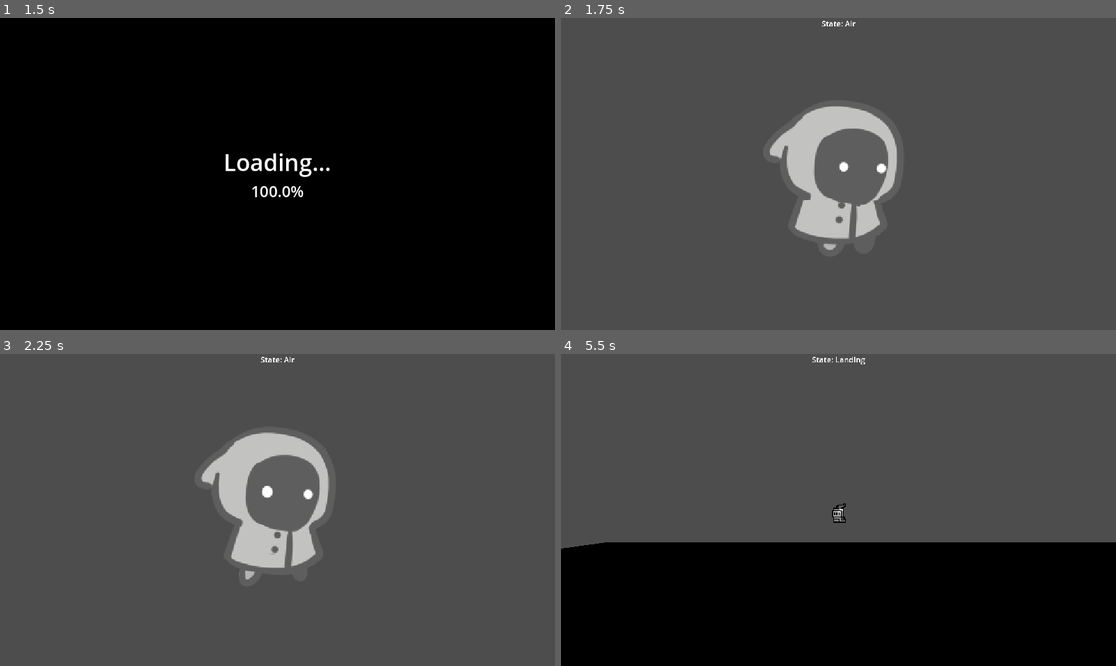
Above: before the commit, frames 1-4 (two rows, left to right).
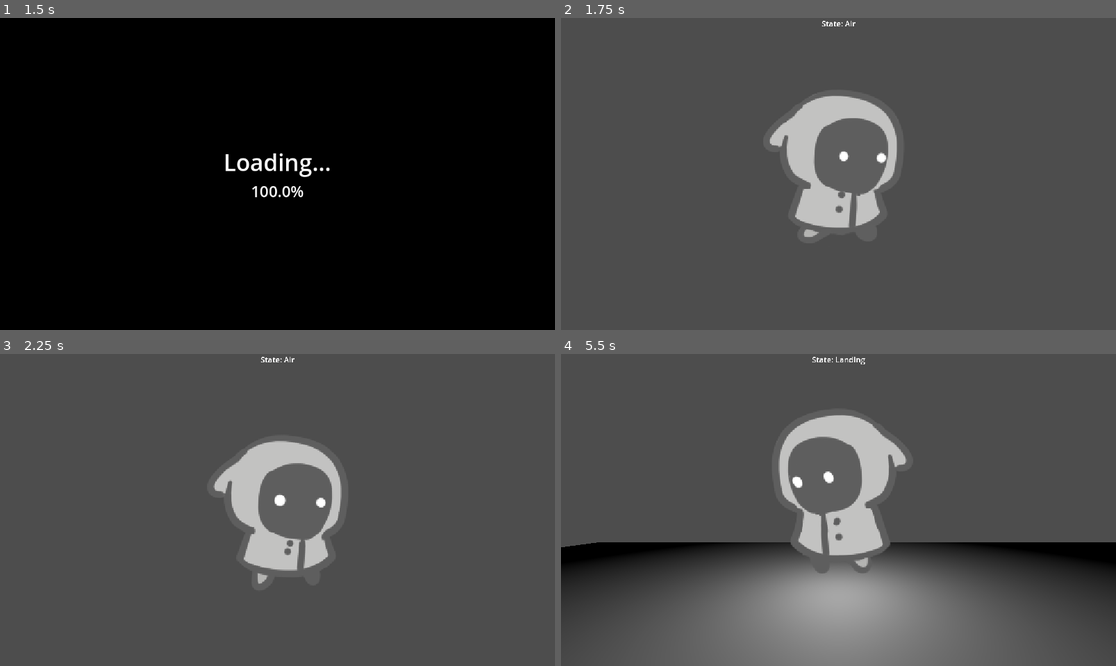
Above: after the commit, the same moments.

Repository: fina-rune/new-spawns-gwj82
Game: Godot game, scene res://scenes/UI/main_menu.tscn
Same seed, same stepped clock (60 frames per second), same inputs: the game is played once before the commit and once after it.
Inputs (mouse positions are in pixels of both pictures, inside the frame that each line leads up to):
- Up to frame 1 (1.5 s): click "Play Game" at 0.5 s; tap Enter (ui_accept) at 1.25 s; move the mouse to (399, 158) at 1.27 s; hold D (move_right) from 1.28 s (still down); hold E (callout, bound only after the commit) from 1.28 s (still down); click (399, 158) at 1.42 s
- Up to frame 2 (1.75 s): keep holding D (move_right); keep holding E (callout, bound only after the commit); tap Space (jump) at 1.52 s
- Up to frame 3 (2.25 s): release D (move_right) at 2 s; release E (callout, bound only after the commit) at 2 s; drag from (166, 525) to (249, 572) at 2.02 s
- Up to frame 4 (5.5 s): move the mouse to (894, 441) at 2.77 s; hold D (move_right) 2.78-3.5 s; hold E (callout, bound only after the commit) 2.78-3.5 s; drag from (810, 572) to (672, 463) at 3.52 s; move the mouse to (1005, 556) at 4.27 s; hold A (move_left) 4.28-5 s; hold E (callout, bound only after the commit) 4.28-5 s; tap Space (jump) at 4.52 s; drag from (672, 463) to (755, 432) at 5.02 s

Frame 1 is identical in both runs. In frame 2, 3.0% of the frame differs, in the area x 37-61%, y 24-75%; in frame 3, 3.8%; in frame 4, 40%, in the area x 0-100%, y 19-100%.

Commit message:
Obstacles Setup

Diff:
--- a/new-spawns-gwj82/project.godot
+++ b/new-spawns-gwj82/project.godot
@@ -49,6 +49,11 @@
 , Object(InputEventKey,"resource_local_to_scene":false,"resource_name":"","device":-1,"window_id":0,"alt_pressed":false …(186 unchanged characters)…
 ]
 }
+callout={
+"deadzone": 0.2,
+"events": [Object(InputEventKey,"resource_local_to_scene":false,"resource_name":"","device":-1,"window_id":0,"alt_pressed":false,"shift_pressed":false,"ctrl_pressed":false,"meta_pressed":false,"pressed":false,"keycode":0,"physical_keycode":69,"key_label":0,"unicode":101,"location":0,"echo":false,"script":null)
+]
+}
 
 [internationalization]
 
--- /dev/null
+++ b/new-spawns-gwj82/scenes/Obstacles/obstacle_base.tscn
@@ -0,0 +1,14 @@
+[gd_scene load_steps=3 format=3 uid="uid://bx1svnkybibqq"]
+
+[ext_resource type="Script" uid="uid://ch3v6aja20iwd" path="res://scripts/Obstacles/obstacle_base.gd" id="1_3mu8f"]
+
+[sub_resource type="SphereShape3D" id="SphereShape3D_2tjag"]
+
+[node name="ObstacleBase" type="Area3D"]
+script = ExtResource("1_3mu8f")
+
+[node name="ObstacleAreaOverlap" type="CollisionShape3D" parent="."]
+shape = SubResource("SphereShape3D_2tjag")
+
+[connection signal="body_entered" from="." to="." method="_on_body_entered"]
+[connection signal="body_exited" from="." to="." method="_on_body_exited"]
--- /dev/null
+++ b/new-spawns-gwj82/scenes/Obstacles/platform_obstacle.tscn
@@ -0,0 +1,24 @@
+[gd_scene load_steps=5 format=3 uid="uid://dswub42ffody2"]
+
+[ext_resource type="PackedScene" uid="uid://bx1svnkybibqq" path="res://scenes/Obstacles/obstacle_base.tscn" id="1_h8eqd"]
+[ext_resource type="Script" uid="uid://brw4oxrhexo8p" path="res://scripts/Obstacles/platform_obstacle.gd" id="2_2krja"]
+
+[sub_resource type="BoxShape3D" id="BoxShape3D_tj1eh"]
+
+[sub_resource type="BoxMesh" id="BoxMesh_2krja"]
+
+[node name="PlatformObstacle" instance=ExtResource("1_h8eqd")]
+script = ExtResource("2_2krja")
+
+[node name="ObstacleAreaOverlap" parent="." index="0"]
+transform = Transform3D(3, 0, 0, 0, 3, 0, 0, 0, 3, 0, 0, 0)
+
+[node name="AnimatableBody3D" type="AnimatableBody3D" parent="." index="1"]
+
+[node name="CollisionShape3D" type="CollisionShape3D" parent="AnimatableBody3D" index="0"]
+transform = Transform3D(2, 0, 0, 0, 0.173, 0, 0, 0, 1.826, 0, 0, 0)
+shape = SubResource("BoxShape3D_tj1eh")
+
+[node name="MeshInstance3D" type="MeshInstance3D" parent="AnimatableBody3D" index="1"]
+transform = Transform3D(1.95563, 0, 0, 0, 0.169279, 0, 0, 0, 1.78576, 0, 0, 0)
+mesh = SubResource("BoxMesh_2krja")
--- /dev/null
+++ b/new-spawns-gwj82/scenes/Obstacles/wall_obstacle.tscn
@@ -0,0 +1,23 @@
+[gd_scene load_steps=5 format=3 uid="uid://w8hrsiwxww23"]
+
+[ext_resource type="PackedScene" uid="uid://bx1svnkybibqq" path="res://scenes/Obstacles/obstacle_base.tscn" id="1_t1i1c"]
+[ext_resource type="Script" uid="uid://bpe5ehp4olyry" path="res://scripts/Obstacles/wall_obstacle.gd" id="2_r2rqh"]
+
+[sub_resource type="BoxShape3D" id="BoxShape3D_t1i1c"]
+
+[sub_resource type="BoxMesh" id="BoxMesh_r2rqh"]
+
+[node name="WallObstacle" instance=ExtResource("1_t1i1c")]
+script = ExtResource("2_r2rqh")
+
+[node name="ObstacleAreaOverlap" parent="." index="0"]
+transform = Transform3D(4, 0, 0, 0, 4, 0, 0, 0, 4, 0, 0, 0)
+
+[node name="StaticBody3D" type="StaticBody3D" parent="." index="1"]
+transform = Transform3D(2, 0, 0, 0, 2, 0, 0, 0, 2, 0, 0, 0)
+
+[node name="CollisionShape3D" type="CollisionShape3D" parent="StaticBody3D" index="0"]
+shape = SubResource("BoxShape3D_t1i1c")
+
+[node name="MeshInstance3D" type="MeshInstance3D" parent="StaticBody3D" index="1"]
+mesh = SubResource("BoxMesh_r2rqh")
--- a/new-spawns-gwj82/scenes/Player/player.tscn
+++ b/new-spawns-gwj82/scenes/Player/player.tscn
@@ -1,11 +1,12 @@
-[gd_scene load_steps=28 format=3 uid="uid://d2wsmsjskfp2c"]
+[gd_scene load_steps=29 format=3 uid="uid://d2wsmsjskfp2c"]
 
 [ext_resource type="Script" uid="uid://c81rfstmsa70v" path="res://scripts/Player/player.gd" id="1_3vyb7"]
-[ext_resource type="Texture2D" uid="uid://d0m3suto6fili" path="res://assets/Player/Player Idle.png" id="2_dl1wr"]
-[ext_resource type="Texture2D" uid="uid://bfmaegk1pva8q" path="res://assets/knight.png" id="2_g2els"]
+[ext_resource type="Texture2D" uid="uid://4d4hvt0xp3s7" path="res://assets/Player/Idle sheet.png" id="2_wwtew"]
 [ext_resource type="Script" uid="uid://b8flrilqm4o0b" path="res://scripts/Player/state_machine.gd" id="3_qhqgy"]
+[ext_resource type="Texture2D" uid="uid://75p8y6m64318" path="res://assets/Player/Jump PART.png" id="3_uxo23"]
 [ext_resource type="Script" uid="uid://rprkrhabbt5k" path="res://scripts/Player/ground_state.gd" id="4_uiqp4"]
-[ext_resource type="Texture2D" uid="uid://cvcm8fr8oljmj" path="res://assets/Player/Player Run Sheet.png" id="4_wwtew"]
+[ext_resource type="Texture2D" uid="uid://c4xaql2be62y2" path="res://assets/Player/Landind PART.png" id="4_uxo23"]
+[ext_resource type="Texture2D" uid="uid://bonk3avooe16v" path="res://assets/Player/Player Run Sheet.png" id="4_wwtew"]
 [ext_resource type="Script" uid="uid://cj0140y643jkg" path="res://scripts/Player/air_state.gd" id="5_hvfru"]
 [ext_resource type="Script" uid="uid://bxgadqxrxt01x" path="res://scripts/Player/landing_state.gd" id="6_hvfru"]
 [ext_resource type="Script" uid="uid://dbea2ta3ssmai" path="res://scripts/Player/state_debug_label.gd" id="7_a06cl"]
@@ -76,7 +77,7 @@
 "times": PackedFloat32Array(0),
 "transitions": PackedFloat32Array(1),
 "update": 1,
-"values": [ExtResource("2_dl1wr")]
+"values": [ExtResource("2_wwtew")]
 }
 tracks/1/type = "value"
 tracks/1/imported = false
@@ -117,7 +118,7 @@
 
 [sub_resource type="Animation" id="Animation_uxo23"]
 resource_name = "jump"
-length = 0.1
+length = 0.3
 step = 0.1
 tracks/0/type = "value"
 tracks/0/imported = false
@@ -129,43 +130,43 @@
 "times": PackedFloat32Array(0),
 "transitions": PackedFloat32Array(1),
 "update": 1,
-"values": [ExtResource("2_g2els")]
-}
-tracks/1/type = "value"
-tracks/1/imported = false
-tracks/1/enabled = true
-tracks/1/path = NodePath("Sprite3D:hframes")
-tracks/1/interp = 1
-tracks/1/loop_wrap = true
-tracks/1/keys = {
-"times": PackedFloat32Array(0),
-"transitions": PackedFloat32Array(1),
-"update": 1,
-"values": [8]
-}
-tracks/2/type = "value"
-tracks/2/imported = false
-tracks/2/enabled = true
-tracks/2/path = NodePath("Sprite3D:vframes")
-tracks/2/interp = 1
-tracks/2/loop_wrap = true
-tracks/2/keys = {
-"times": PackedFloat32Array(0),
-"transitions": PackedFloat32Array(1),
-"update": 1,
-"values": [8]
-}
-tracks/3/type = "value"
-tracks/3/imported = false
-tracks/3/enabled = true
-tracks/3/path = NodePath("Sprite3D:frame")
-tracks/3/interp = 1
-tracks/3/loop_wrap = true
-tracks/3/keys = {
-"times": PackedFloat32Array(0),
-"transitions": PackedFloat32Array(1),
-"update": 1,
-"values": [2]
+"values": [ExtResource("3_uxo23")]
+}
+tracks/1/type = "value"
+tracks/1/imported = false
+tracks/1/enabled = true
+tracks/1/path = NodePath("Sprite3D:hframes")
+tracks/1/interp = 1
+tracks/1/loop_wrap = true
+tracks/1/keys = {
+"times": PackedFloat32Array(0),
+"transitions": PackedFloat32Array(1),
+"update": 1,
+"values": [3]
+}
+tracks/2/type = "value"
+tracks/2/imported = false
+tracks/2/enabled = true
+tracks/2/path = NodePath("Sprite3D:vframes")
+tracks/2/interp = 1
+tracks/2/loop_wrap = true
+tracks/2/keys = {
+"times": PackedFloat32Array(0),
+"transitions": PackedFloat32Array(1),
+"update": 1,
+"values": [1]
+}
+tracks/3/type = "value"
+tracks/3/imported = false
+tracks/3/enabled = true
+tracks/3/path = NodePath("Sprite3D:frame")
+tracks/3/interp = 1
+tracks/3/loop_wrap = true
+tracks/3/keys = {
+"times": PackedFloat32Array(0, 0.1, 0.2),
+"transitions": PackedFloat32Array(1, 1, 1),
+"update": 1,
+"values": [0, 1, 2]
 }
 
 [sub_resource type="Animation" id="Animation_wwtew"]
@@ -182,43 +183,43 @@
 "times": PackedFloat32Array(0),
 "transitions": PackedFloat32Array(1),
 "update": 1,
-"values": [ExtResource("2_g2els")]
-}
-tracks/1/type = "value"
-tracks/1/imported = false
-tracks/1/enabled = true
-tracks/1/path = NodePath("Sprite3D:hframes")
-tracks/1/interp = 1
-tracks/1/loop_wrap = true
-tracks/1/keys = {
-"times": PackedFloat32Array(0),
-"transitions": PackedFloat32Array(1),
-"update": 1,
-"values": [8]
-}
-tracks/2/type = "value"
-tracks/2/imported = false
-tracks/2/enabled = true
-tracks/2/path = NodePath("Sprite3D:vframes")
-tracks/2/interp = 1
-tracks/2/loop_wrap = true
-tracks/2/keys = {
-"times": PackedFloat32Array(0),
-"transitions": PackedFloat32Array(1),
-"update": 1,
-"values": [8]
-}
-tracks/3/type = "value"
-tracks/3/imported = false
-tracks/3/enabled = true
-tracks/3/path = NodePath("Sprite3D:frame")
-tracks/3/interp = 1
-tracks/3/loop_wrap = true
-tracks/3/keys = {
-"times": PackedFloat32Array(0),
-"transitions": PackedFloat32Array(1),
-"update": 1,
-"values": [20]
+"values": [ExtResource("4_uxo23")]
+}
+tracks/1/type = "value"
+tracks/1/imported = false
+tracks/1/enabled = true
+tracks/1/path = NodePath("Sprite3D:hframes")
+tracks/1/interp = 1
+tracks/1/loop_wrap = true
+tracks/1/keys = {
+"times": PackedFloat32Array(0),
+"transitions": PackedFloat32Array(1),
+"update": 1,
+"values": [2]
+}
+tracks/2/type = "value"
+tracks/2/imported = false
+tracks/2/enabled = true
+tracks/2/path = NodePath("Sprite3D:vframes")
+tracks/2/interp = 1
+tracks/2/loop_wrap = true
+tracks/2/keys = {
+"times": PackedFloat32Array(0),
+"transitions": PackedFloat32Array(1),
+"update": 1,
+"values": [1]
+}
+tracks/3/type = "value"
+tracks/3/imported = false
+tracks/3/enabled = true
+tracks/3/path = NodePath("Sprite3D:frame")
+tracks/3/interp = 1
+tracks/3/loop_wrap = true
+tracks/3/keys = {
+"times": PackedFloat32Array(0, 0.1),
+"transitions": PackedFloat32Array(1, 1),
+"update": 1,
+"values": [0, 1]
 }
 
 [sub_resource type="Animation" id="Animation_dqkch"]
@@ -382,4 +383,6 @@
 script = ExtResource("7_a06cl")
 state_machine = NodePath("../StateMachine")
 
+[node name="OmniLight3D" type="OmniLight3D" parent="."]
+
 [connection signal="animation_finished" from="AnimationTree" to="StateMachine/Landing" method="_on_animation_tree_animation_finished"]
--- /dev/null
+++ b/new-spawns-gwj82/scripts/Obstacles/obstacle_base.gd
@@ -0,0 +1,19 @@
+class_name ObstacleBase
+extends Area3D
+
+@onready var player: Player
+
+func trigger() -> void:
+	pass
+
+
+func _on_body_entered(body: Node3D) -> void:
+	if body is Player:
+		player = body
+		player.callout_pressed.connect(trigger)
+
+
+func _on_body_exited(body: Node3D) -> void:
+	if body is Player:
+		player.callout_pressed.disconnect(trigger)
+		player = null
--- /dev/null
+++ b/new-spawns-gwj82/scripts/Obstacles/platform_obstacle.gd
@@ -0,0 +1,7 @@
+class_name PlatformBase
+extends ObstacleBase
+
+@onready var animation_player: AnimationPlayer = $AnimationPlayer
+
+func trigger() -> void:
+	animation_player.play("platform_movement")
--- /dev/null
+++ b/new-spawns-gwj82/scripts/Obstacles/wall_obstacle.gd
@@ -0,0 +1,5 @@
+class_name WallObstacle
+extends ObstacleBase
+
+func trigger() -> void:
+	queue_free()
--- a/new-spawns-gwj82/scripts/Player/player.gd
+++ b/new-spawns-gwj82/scripts/Player/player.gd
@@ -8,12 +8,18 @@
 
 
 @export var speed: float = 5.0
-@export var air_control: float = 0.3
+@export var air_control: float = 0.01
+
+signal callout_pressed
 
 var direction: float
 
 func _ready() -> void:
 	animation_tree.active = true
+
+func _input(event: InputEvent) -> void:
+	if event.is_action_pressed("callout"):
+		callout_pressed.emit()
 
 func _physics_process(delta: float) -> void:
 	if not is_on_floor():
@@ -23,8 +29,9 @@
 
 	var control: float = 1.0 if is_on_floor() else air_control
 	if direction and state_machine.can_player_move():
-		var target_velocity: float = direction * speed
-		velocity.x = lerp(velocity.x, target_velocity, control)
+		#var target_velocity: float = direction * speed
+		#velocity.x = lerp(velocity.x, target_velocity, control)
+		velocity.x = direction * speed
 	else:
 		velocity.x = move_toward(velocity.x, 0, speed)
 
--- a/new-spawns-gwj82/scripts/UI/loading_screen.gd
+++ b/new-spawns-gwj82/scripts/UI/loading_screen.gd
@@ -1,11 +1,12 @@
 extends CanvasLayer
 
+@export var scene_name: String
+
 var progress: Array = []
-var scene_name: String
 var scene_load_status: int = 0
 
 func _ready() -> void:
-	scene_name = "res://scenes/Levels/world.tscn"
+	scene_name = "res://scenes/Levels/testing_world.tscn"
 	ResourceLoader.load_threaded_request(scene_name)
 
 
Binary file added: new-spawns-gwj82/assets/Player/Idle sheet.png
Not shown, changed: new-spawns-gwj82/assets/Player/Idle sheet.png.import
Binary file added: new-spawns-gwj82/assets/Player/Jump PART.png
Not shown, changed: new-spawns-gwj82/assets/Player/Jump PART.png.import
Binary file added: new-spawns-gwj82/assets/Player/Landind PART.png
Not shown, changed: new-spawns-gwj82/assets/Player/Landind PART.png.import
Binary file removed: new-spawns-gwj82/assets/Player/Player Idle.png
Binary file changed: new-spawns-gwj82/assets/Player/Player Run Sheet.png
Binary file removed: new-spawns-gwj82/assets/knight.png
Not shown: 2 places in new-spawns-gwj82/scenes/Levels/testing_world.tscn that only renumber resources
Not shown, added: new-spawns-gwj82/scripts/Obstacles/obstacle_base.gd.uid
Not shown, added: new-spawns-gwj82/scripts/Obstacles/platform_obstacle.gd.uid
(and 1 more such lines)
